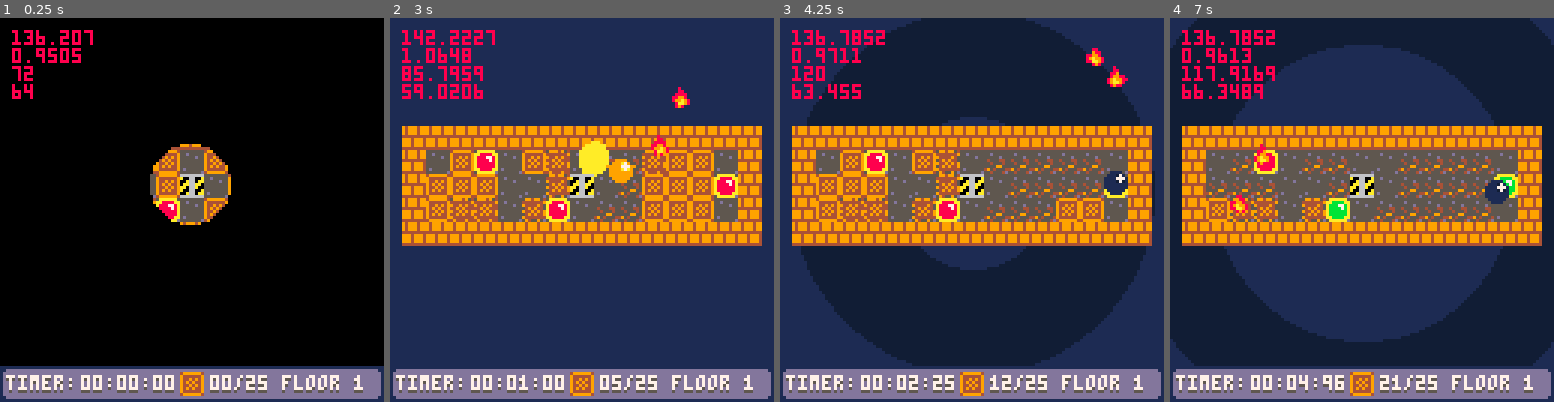
Above: before the commit, frames 1-4 (left to right).
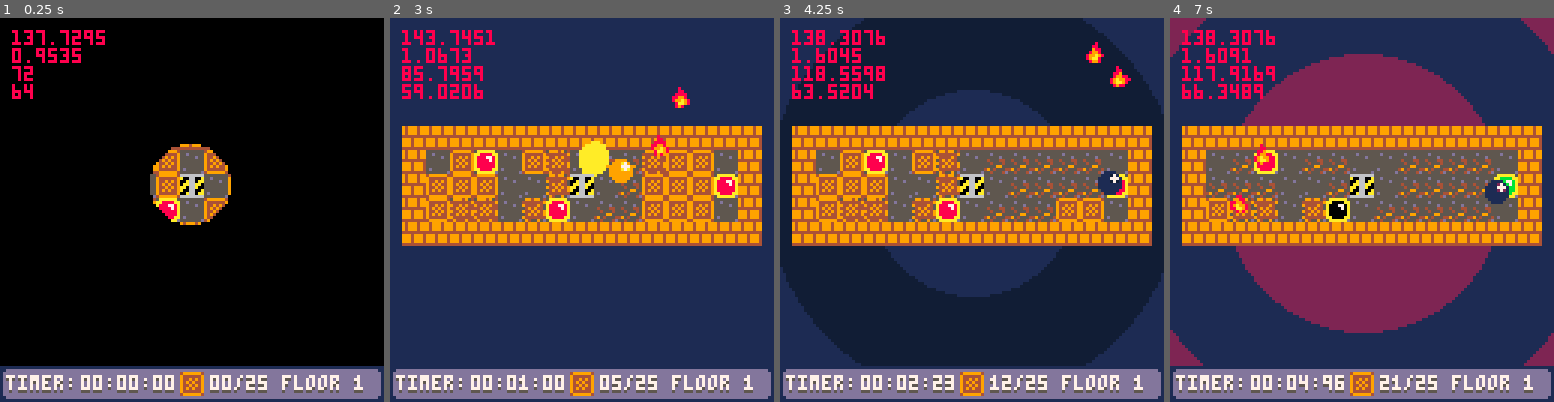
Above: after the commit, the same moments.

Repository: SHKBRD/P8CrateBall
Game: PICO-8 cartridge balltest24.p8
Two runs of this game, one before a commit and one after it. Both use one fixed random seed, a clock stepped at 60 frames per second and the inputs below.
Inputs:
- Up to frame 1 (0.25 s): no input
- Up to frame 2 (3 s): tap X (X key) at 0.33, 1.07, 1.85, 2.97 s; tap O (Z key) at 0.7, 1.7, 2.1, 2.5, 2.9 s; hold Right 1.6-2.1 s; hold Up 2.15-2.42 s; hold Right from 2.47 s (still down)
- Up to frame 3 (4.25 s): release Right at 3.03 s; hold Left 3.08-3.58 s; tap O (Z key) at 3.3, 3.7, 4.1 s; hold Down 3.63-3.97 s; hold Right from 4.02 s (still down); tap X (X key) at 4.08 s
- Up to frame 4 (7 s): tap O (Z key) every 0.4 s from 4.5 to 6.9 s; release Right at 4.68 s; hold Up 4.73-5.03 s; hold Left 5.08-5.68 s; tap X (X key) at 5.2, 6.32 s; hold Down 5.73-6.03 s; hold Right 6.08-6.58 s; hold Right from 6.63 s (still down)

The runs differ from the first frame. In frame 1, 0.2% of the frame differs, in the area x 9-28%, y 3-11%; in frame 2, 0.2%; in frame 3, 18%; in frame 4, 56%, in the area x 0-100%, y 0-91%.

Commit message:
add switch drawing

Diff:
--- a/balltest24.p8
+++ b/balltest24.p8
@@ -524,7 +524,7 @@
 		until not is_actor_there(rx, ry)
 
 		load_actor(58, rx, ry)
-		--[[
+
 		local sw = o[#o]
 
 		sw.acts_col = false
@@ -534,7 +534,8 @@
 		sw.colw = 7
 		sw.colh = 7
 		sw.z = 2
-		]]
+		sw.blink = 0
+
 	end
 
 end
@@ -842,6 +843,18 @@
 	actor_decay()
 end
 
+function draw_switch(a1)
+	a1.blink += 1
+	a1.blink %= 2
+	if a1.blink == 1 then
+		pal({[a1.t-48]=0})
+	end
+
+	spr(a1.t, a1.x, a1.y)
+	pal()
+
+end
+
 function draw_actors()
 
 	--ordered objects
@@ -857,7 +870,11 @@
 						spr(act.t, act.x, act.y)
 					end
 				else
-					spr(act.t, act.x, act.y)
+					if act.t == 59 or act.t == 60 then
+						draw_switch(act)
+					else
+						spr(act.t, act.x, act.y)
+					end
 				end
 			end
 		end
